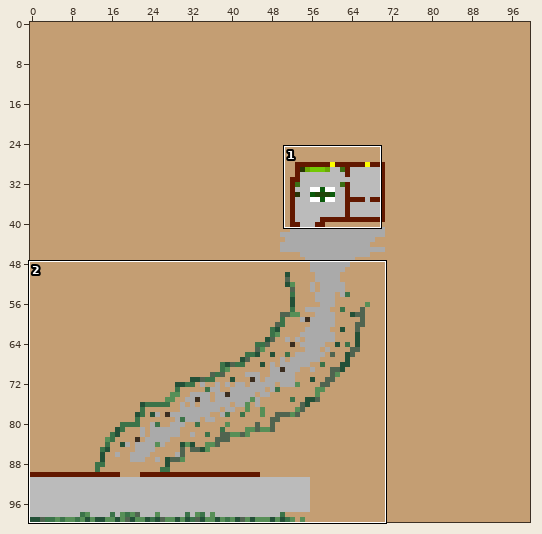
Two states of a pixel-art file, world_generator/test_outdoors.aseprite. Above: a wide view before the commit, with the close-up outlined.
Close-up. Earlier state:
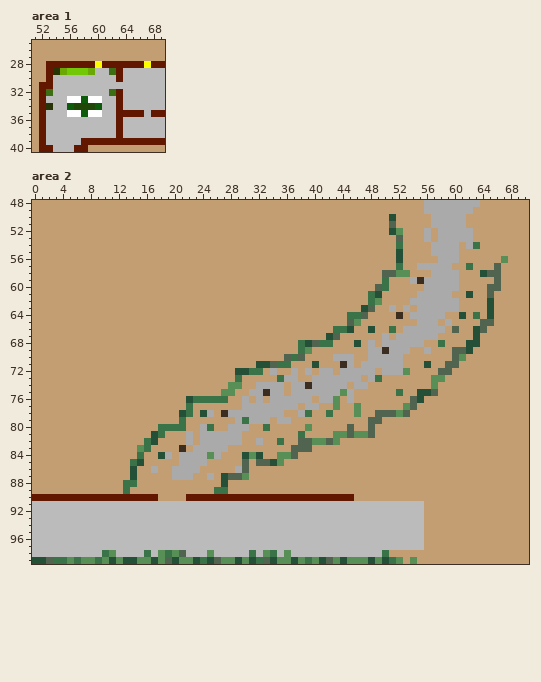
100x100 pixels, 1 frame. Shown: area 1: x 51..69, y 25..40; area 2: x 0..70, y 48..99.
The result:
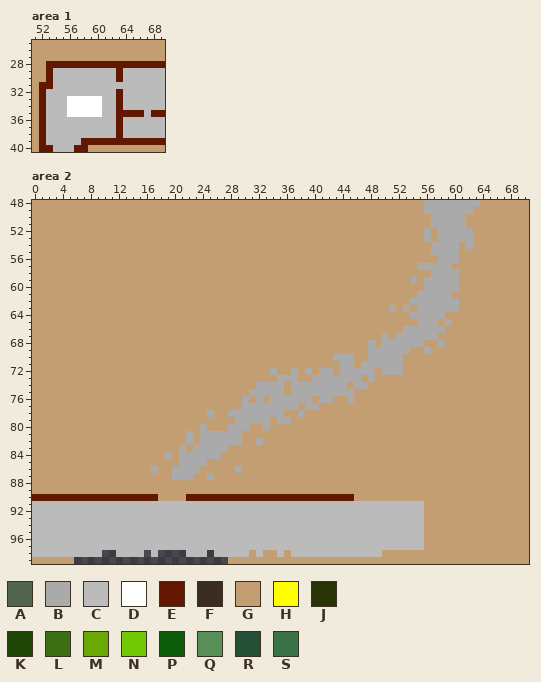
Palette (. is transparent): A #506450  B #aaaaaa  C #bbbbbb  D #ffffff  E #621800  F #3b2d1f  G #c49e73  H #ffff00  J #283405  K #204608  L #3c6e14  M #6aa805  N #73c805  P #0c5c0c  Q #578f57  R #235037  S #3b7349
Difference:
layer "Object" now hidden
Changed rows in their new state; - is an unchanged pixel.
Area 1:
first column x 53:
28 -------E------E
29 -CCCCCC--C-----
32 C--------C-----
33 -----D---------
34 C--DDDDD-------
35 -----D---------
Area 2:
first column x 13:
 50 --------------------------------------G----------------
 51 --------------------------------------G----------------
 52 --------------------------------------GG---------------
 53 ---------------------------------------G---------------
 54 ---------------------------------------G----------G----
 55 ---------------------------------------G---------------
 56 ---------------------------------------G--------------G
 57 ---------------------------------------G---------G---G-
 58 -------------------------------------GGGG----------GGG-
 59 -------------------------------------G----G----------G-
 60 ------------------------------------GG--------------GG-
 61 -----------------------------------GG------------G--G--
 62 -----------------------------------GG---------------G--
 63 ----------------------------------GG----------------G--
 64 --------------------------------GGG----G--------G-G-G--
 65 --------------------------------GG-----------------GG--
 66 ------------------------------GGG--G--G--------G--GG---
 67 -----------------------------GG-------------------G----
 68 -------------------------GGGGG---G-----------B---GG----
 69 -------------------------GG----------B---------GGG-----
 70 -----------------------GGG---------------------GG------
 71 -------------------GGGGG---G---B-----------G--GG-------
 72 ----------------GGGG--------------------G----GG--------
 73 ----------------G-----B-------------G-------GG---------
 74 ---------------GG---------B-----------------G----------
 75 --------------GG----B----------B-------G--GGG----------
 76 ---------GGGGGG---------------G----------GG------------
 77 ---------G--------------------G--G------GG-------------
 78 --------GG-G--G-----------G--G---G--GGGGG--------------
 79 --------G--------B-----------------GG------------------
 80 -----GGGG---G-------B-----G-----G--G-------------------
 81 ----GG-------------------G----GGGGGG-------------------
 82 ---GG-----------------G--GGGGGG------------------------
 83 --GG----B---------------GGG----------------------------
 84 --G--G------B----GGG--GGG------------------------------
 85 -GG--------------G-GGGG--------------------------------
 86 -G---------------G-------------------------------------
 87 -G------------GGGG-------------------------------------
 88 GG------------G----------------------------------------
 89 G------------GG----------------------------------------
first column x 0:
 98 ----------..----.-....---.-----G-GG-G-------------G----
 99 GGGGGG......................GGGGGGGGGGGGGGGGGGGGGGGGG-G
Changed places in both close-ups, as pixel boxes (x1, y1, x2, y2):
changed: (46, 61, 116, 117)
changed: (144, 61, 151, 68)
changed: (123, 214, 508, 494)
changed: (32, 550, 417, 564)
